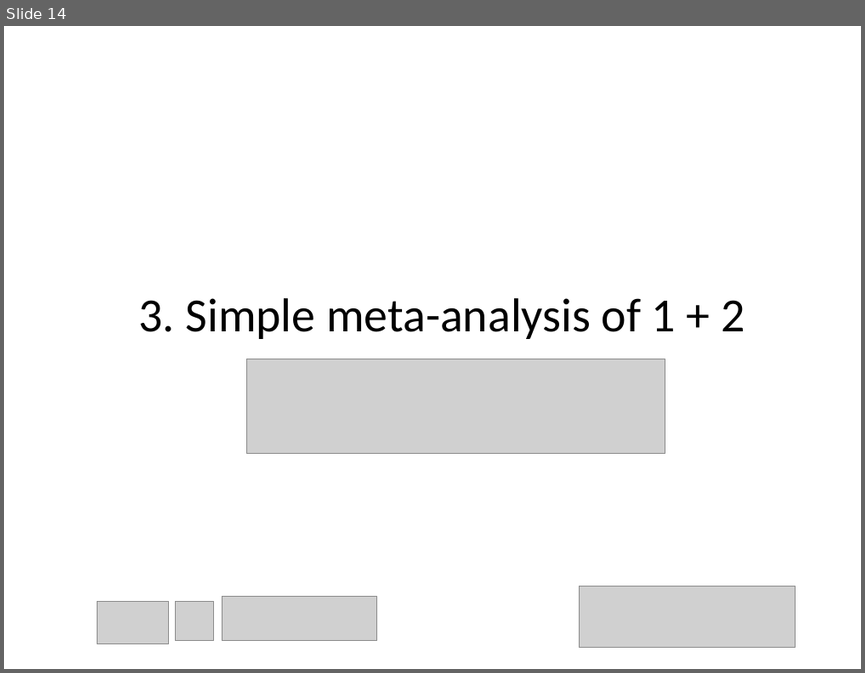
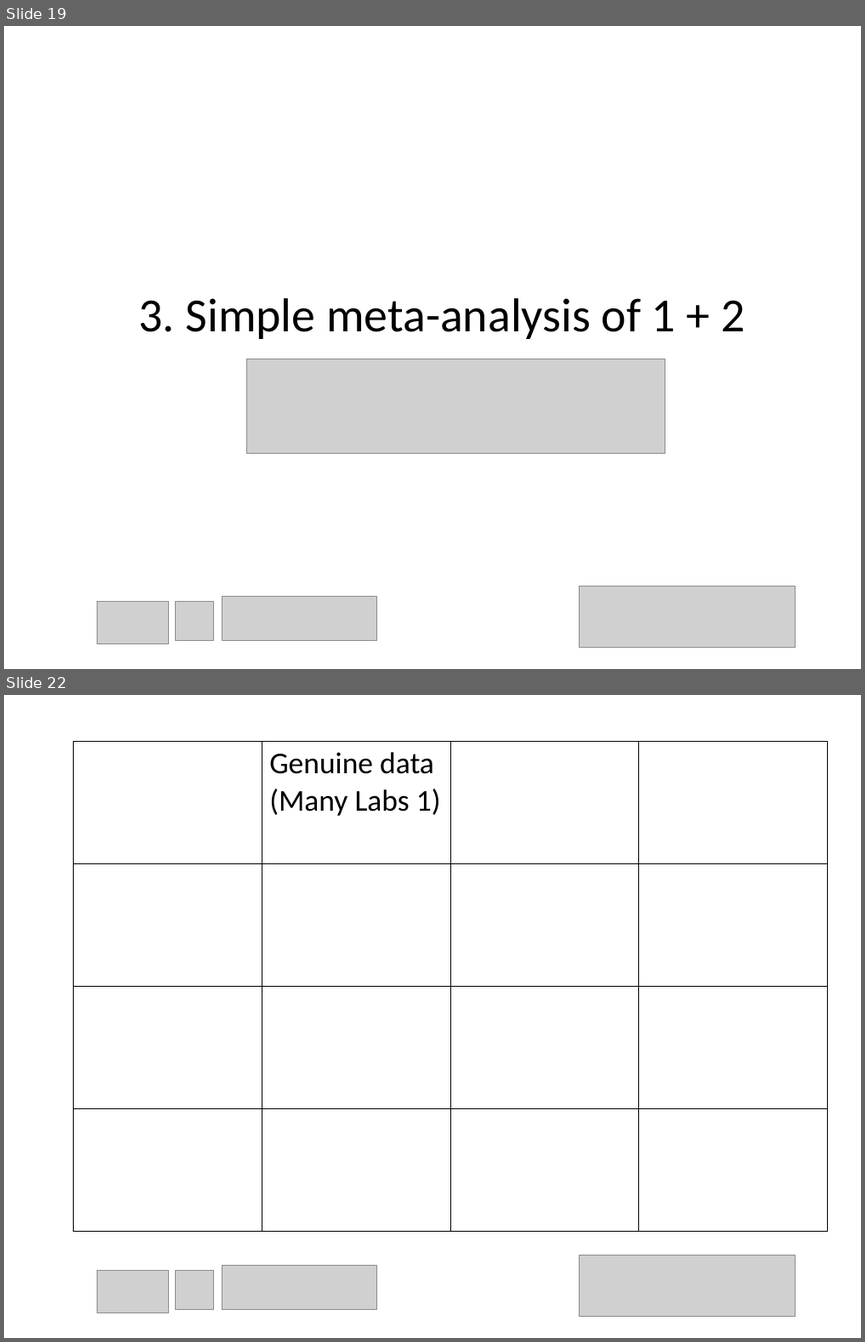
Before and after one commit to chartgerink/talks, a slide deck: 2015_2016/20160529 aps/how_to_detect_data_fab.odp. Shown one above the other, each under a label of ours: slide 14 before the commit, slides 19 and 22 after it; the slides between them are not shown. The pictures are 865x673 and 865x1342 pixels, drawn with LibreOffice and Linux fonts; fonts in the diff are those of the drawing; grey boxes stand for pictures. Boxes give left, top, right and bottom in pixels: in the first picture for what was removed or moved away, otherwise in the second. Text is boxed around its words. In the diff, an @@ line names an element or a change of style, - is before the commit and + after.

```diff
--- a/2015_2016/20160529 aps/how_to_detect_data_fab.odp
+++ b/2015_2016/20160529 aps/how_to_detect_data_fab.odp
@@ slide 22 added at (4, 695, 861, 1338), background #FFFFFF @@
@@ table added at (73, 741, 827, 1231), 4 rows, 4 columns @@
+ | Genuine data (Many Labs 1) |  | 
+ |  |  | 
+ |  |  | 
+ |  |  | 
@@ picture added at (579, 1255, 794, 1316) @@
@@ picture added at (98, 1270, 169, 1313) @@
@@ picture added at (175, 1270, 214, 1310) @@
@@ picture added at (222, 1265, 377, 1310) @@
@@ what was slide 14 is now slide 19 @@
```
Also in this commit, not shown: 2 slides changed, 27 other slides added, 5 other files.
